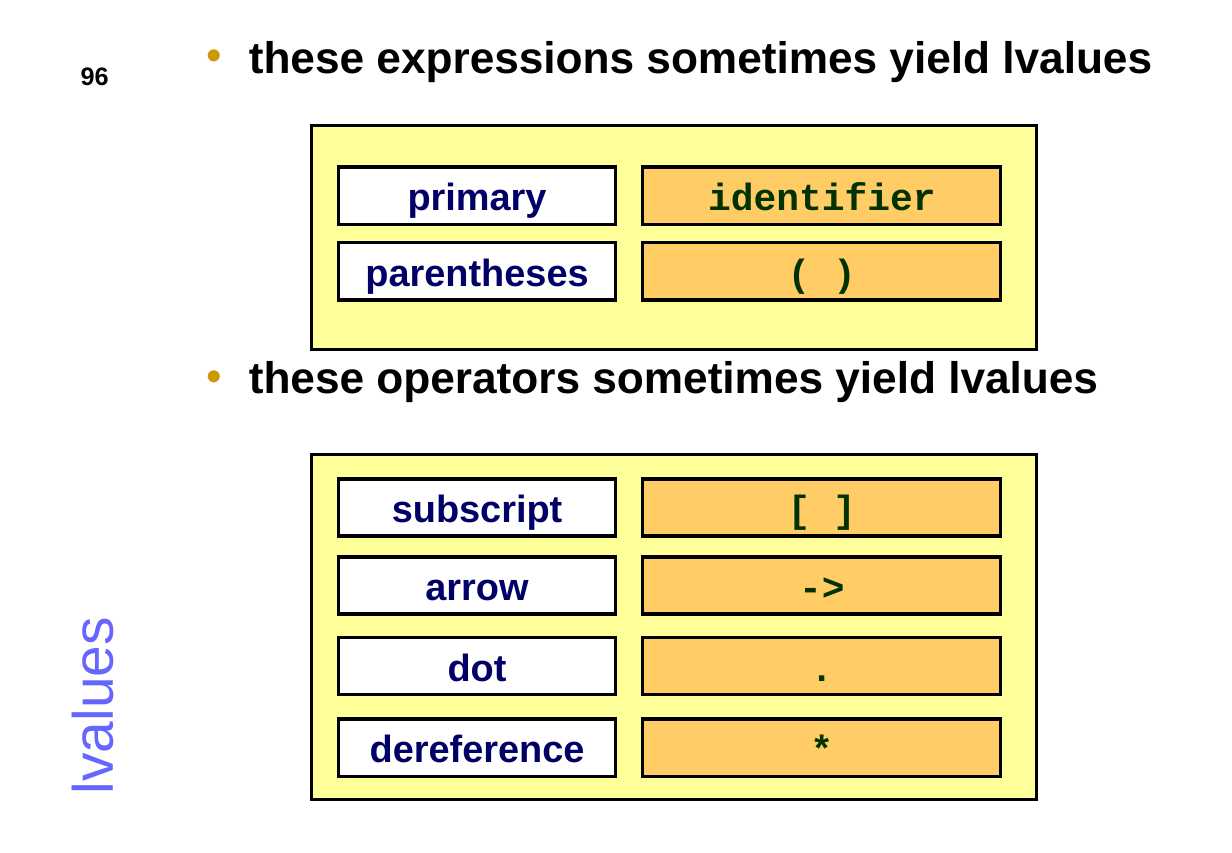
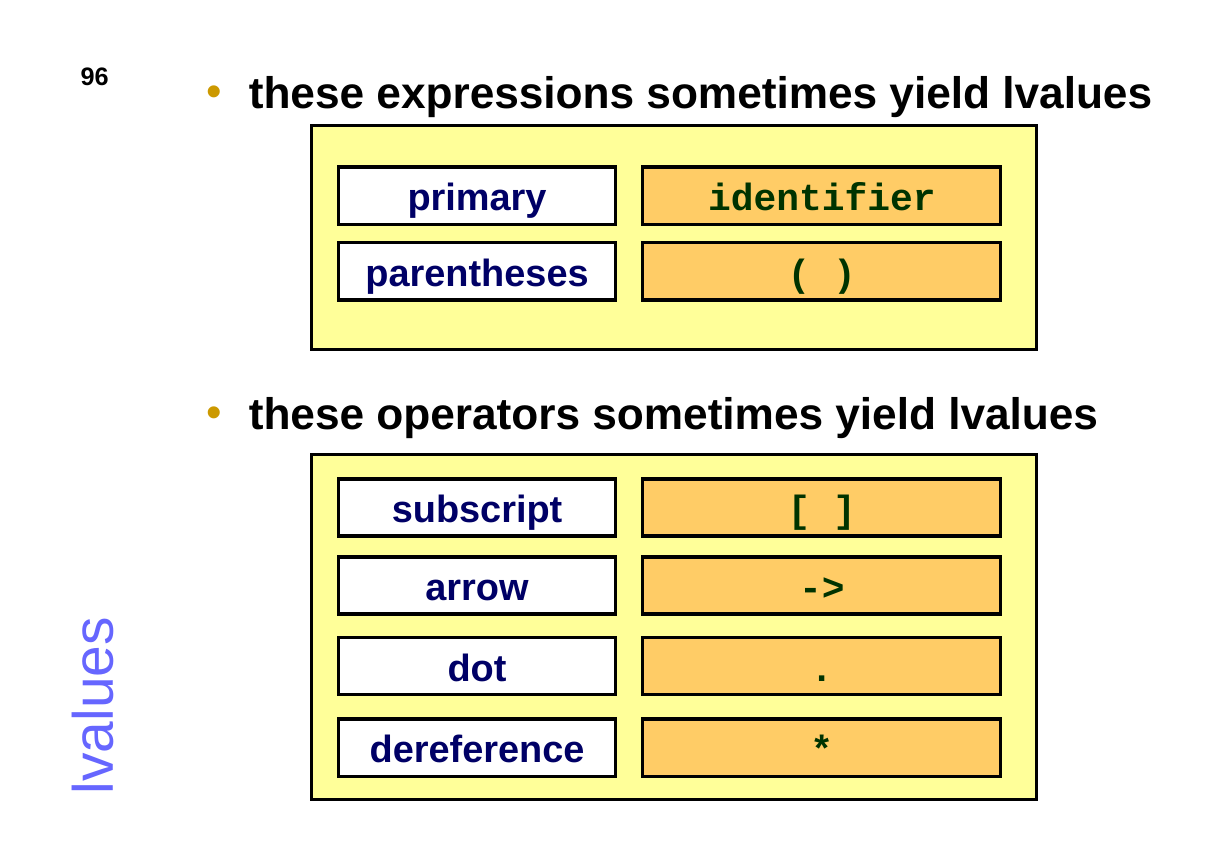
Before and after one commit to JonJagger/two-day-courses, a slide deck: slide 96 of ca/CAdvanced.odp. Drawn at 1232x853 pixels with LibreOffice and Linux fonts; fonts in the diff are those of the drawing. Boxes give left, top, right and bottom in pixels: in the first picture for what was removed or moved away, otherwise in the second. Text is boxed around its words. In the diff, an @@ line names an element or a change of style, - is before the commit and + after.

Commit message:
minor layout tweaks

```diff
--- a/ca/CAdvanced.odp
+++ b/ca/CAdvanced.odp
@@ text "these expressions sometimes yield lvalues": place and size @@
-text "these expressions sometimes yield lvalues" at [249, 41, 1152, 402]
+text "these expressions sometimes yield lvalues" at [249, 76, 1152, 437]
```
Also in this commit, not shown: 48 other slides changed.
